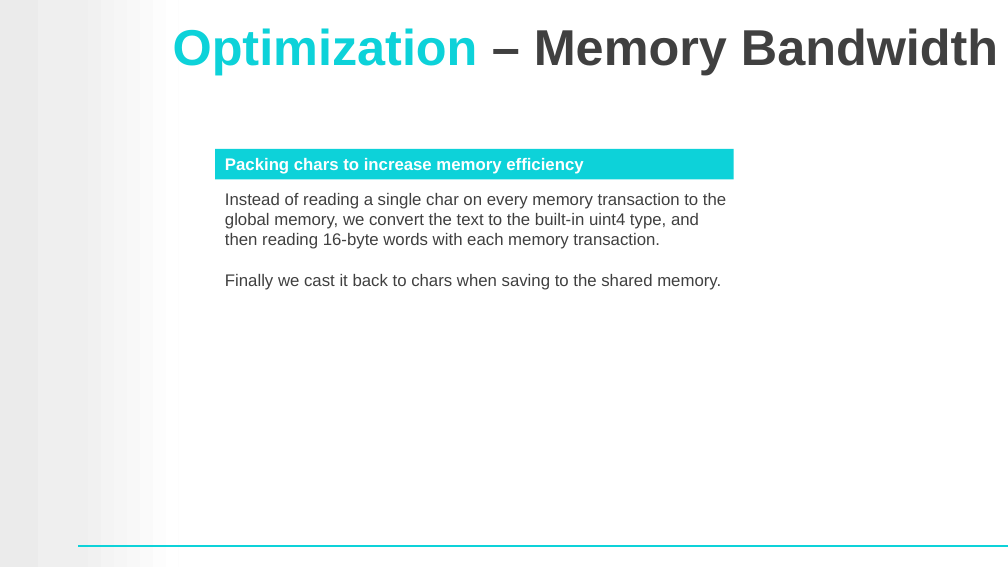
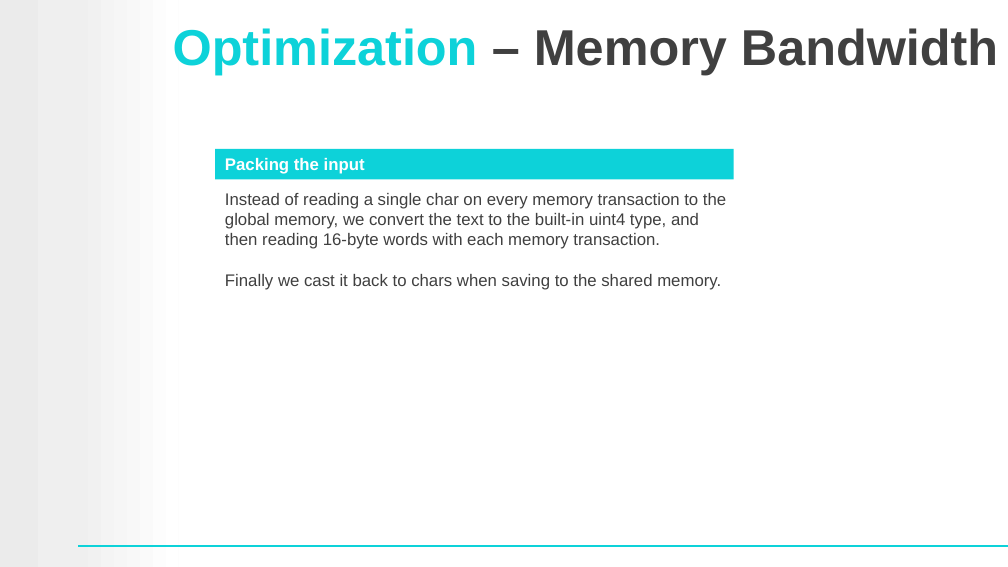
Before and after one commit to raneldan/aho-corasick, a slide deck: slide 15 of Aho-Corasick-Parallel.pptx (slide 14 before the commit). Drawn at 1008x567 pixels with LibreOffice and Linux fonts; fonts in the diff are those of the drawing; background and template pictures are left out. Boxes give left, top, right and bottom in pixels: in the first picture for what was removed or moved away, otherwise in the second. Text is boxed around its words. In the diff, an @@ line names an element or a change of style, - is before the commit and + after.

Commit message:
added optimizations

```diff
--- a/Aho-Corasick-Parallel.pptx
+++ b/Aho-Corasick-Parallel.pptx
@@ text in rectangle at <box>225,158,365,174</box>: text changed @@
-Packing chars to increase memory efficiency
+Packing the input
```
Also in this commit, not shown: 1 other slide changed, 3 slides added.
